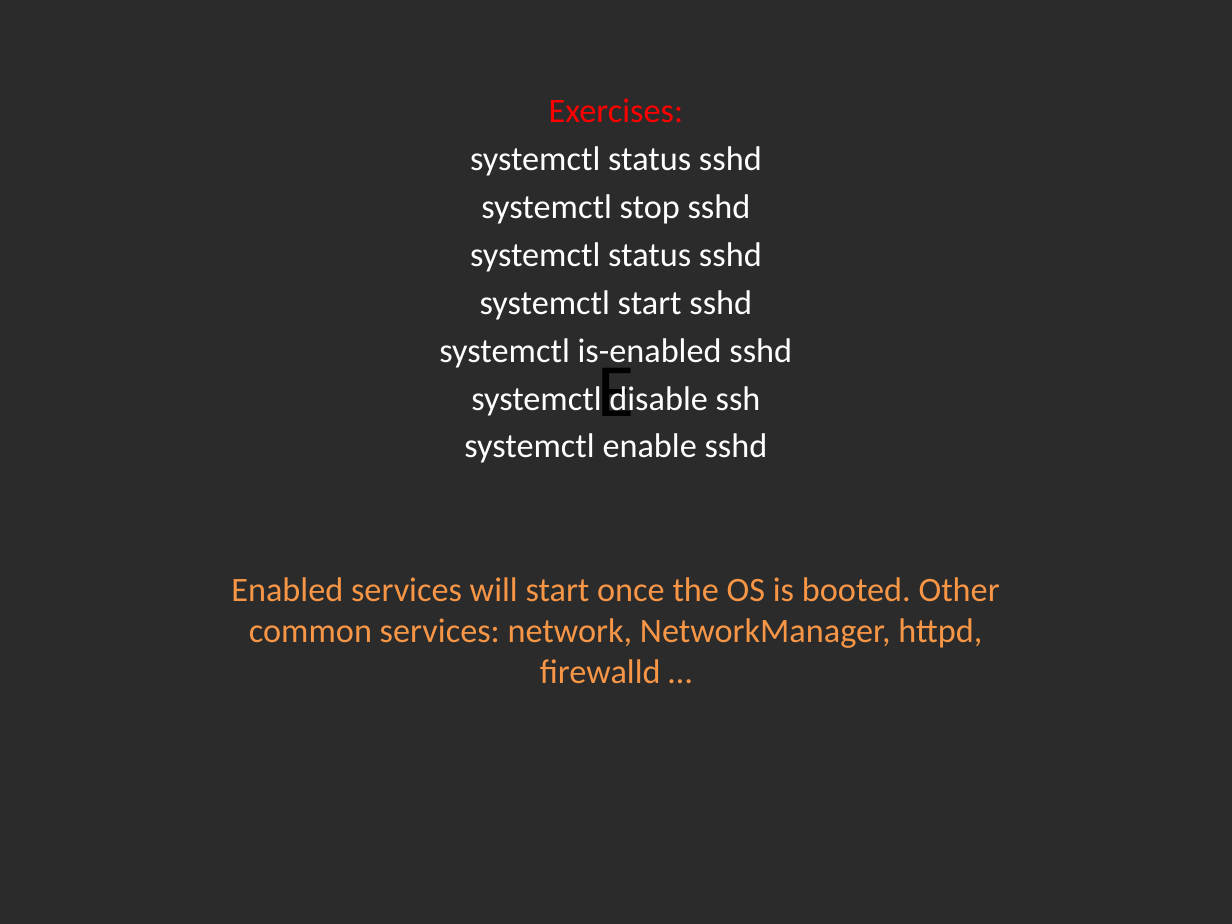
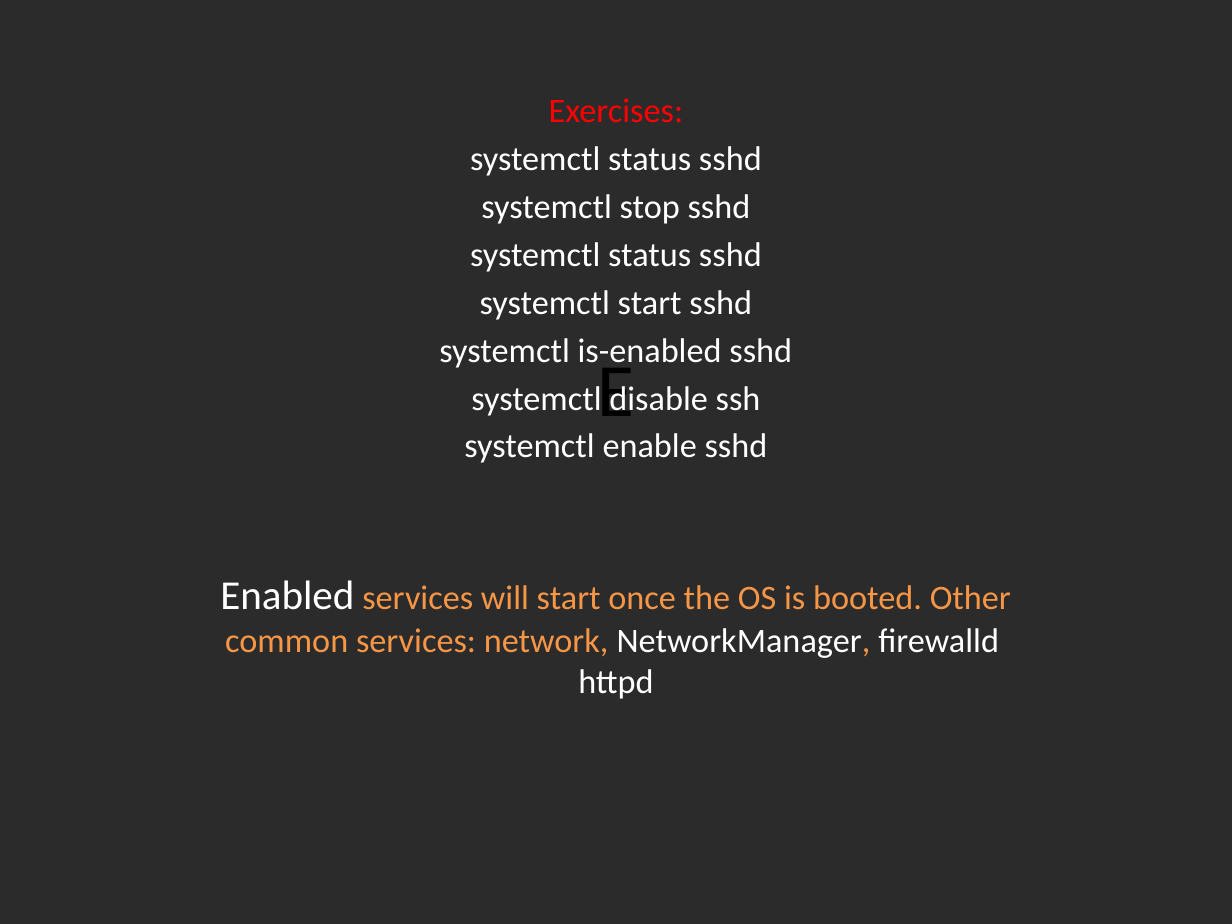
Before and after one commit to Academy-Soft-Intellect/Linux-Course, a slide deck: slide 5 of 10.SystemD_And_TheBootProcedure/10-SystemDAndTheBootProcedure.pptx. Drawn at 1232x924 pixels with LibreOffice and Linux fonts; fonts in the diff are those of the drawing; background and template pictures are left out; a plain dark background stands for a picture behind light text. Boxes give left, top, right and bottom in pixels: in the first picture for what was removed or moved away, otherwise in the second. Text is boxed around its words. In the diff, an @@ line names an element or a change of style, - is before the commit and + after.

Commit message:
Systemd and the boot procedure typos.

```diff
--- a/10.SystemD_And_TheBootProcedure/10-SystemDAndTheBootProcedure.pptx
+++ b/10.SystemD_And_TheBootProcedure/10-SystemDAndTheBootProcedure.pptx
@@ subtitle at (220, 580, 1011, 699): text changed @@
-Enabled services will start once the OS is booted. Other common services: network, NetworkManager, httpd, firewalld …
+Enabled services will start once the OS is booted. Other common services: network, NetworkManager, firewalld httpd
```
Also in this commit, not shown: 6 other slides changed.
